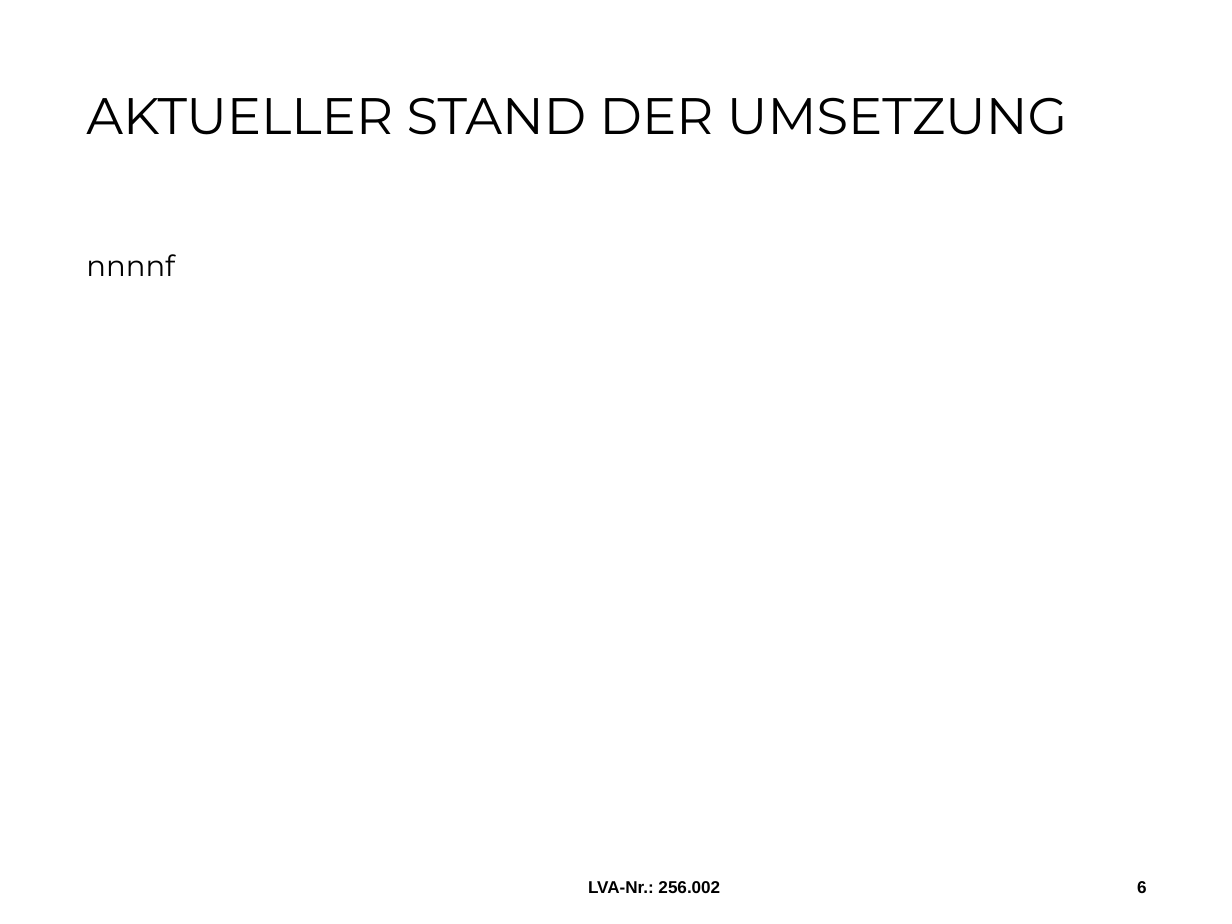
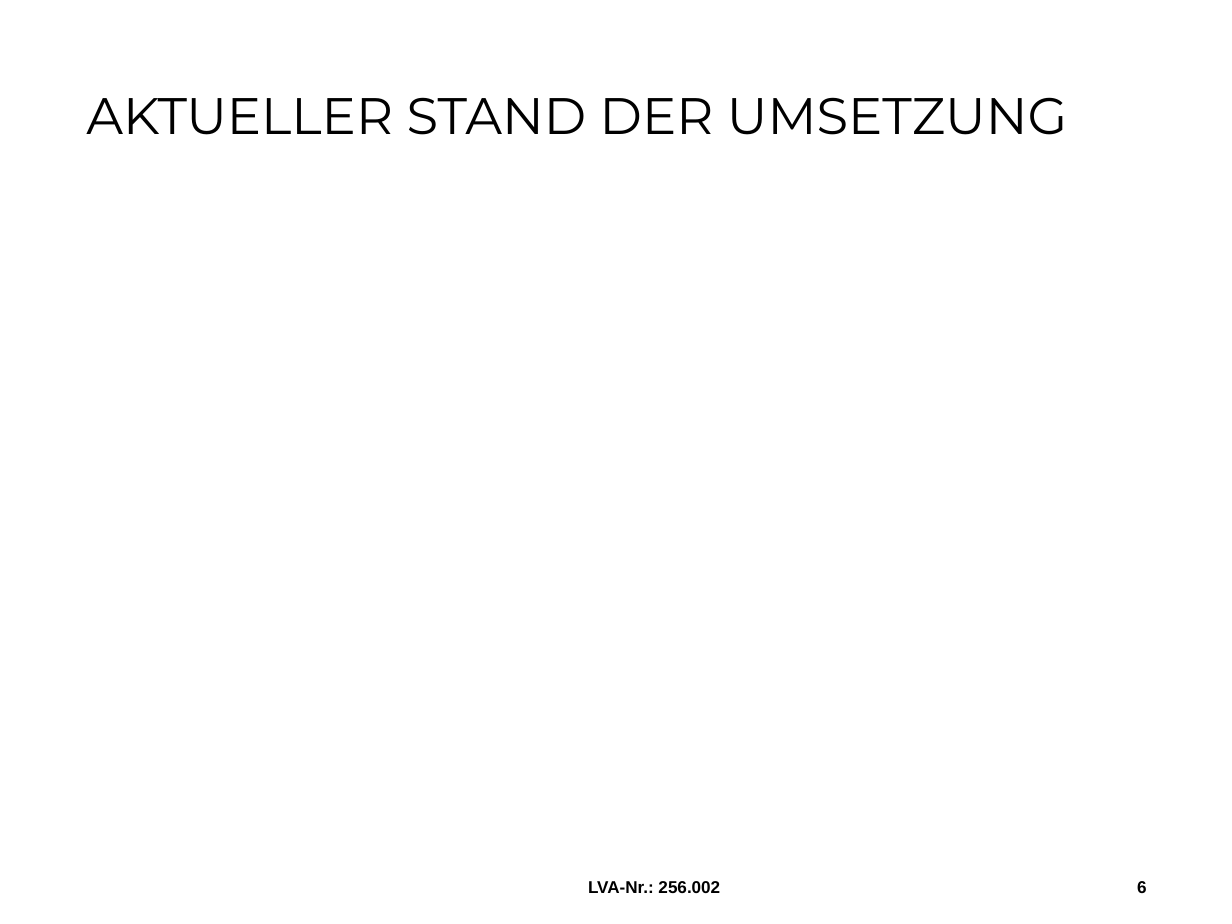
Before and after one commit to MilosTomic123/IT_Projekt_SS19, a slide deck: slide 6 of Meilensteine/3. Meilenstein.pptx. Drawn at 1232x924 pixels with LibreOffice and Linux fonts; fonts in the diff are those of the drawing; background and template pictures are left out. Boxes give left, top, right and bottom in pixels: in the first picture for what was removed or moved away, otherwise in the second. Text is boxed around its words. In the diff, an @@ line names an element or a change of style, - is before the commit and + after.

```diff
--- a/Meilensteine/3. Meilenstein.pptx
+++ b/Meilensteine/3. Meilenstein.pptx
@@ text removed at bbox=[86, 254, 175, 276] @@
-nnnnf
```
Also in this commit, not shown: 1 other file.
